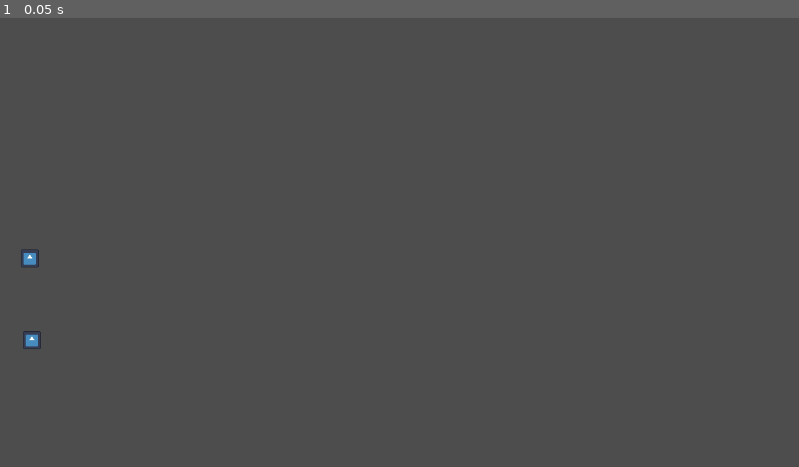
Above: before the commit, frame 1.
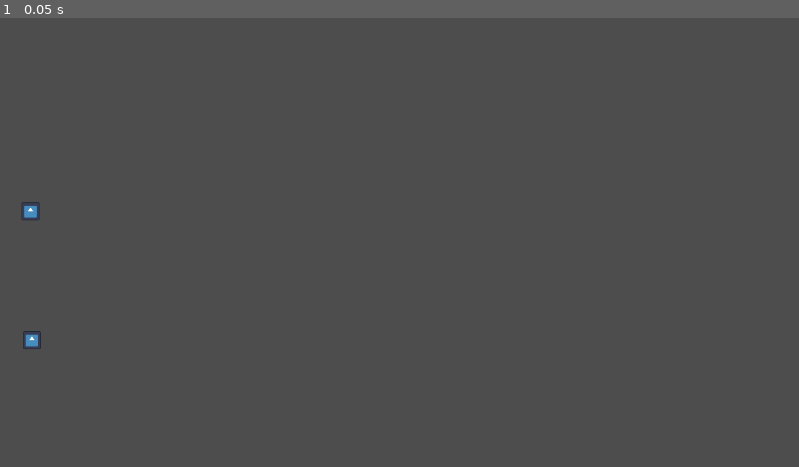
Above: after the commit, the same moment.

Repository: pa3cius/Flucks
Game: Godot game, scene res://assets/scenes/Test.tscn
Two runs of this game, one before a commit and one after it. Both use one fixed random seed, a clock stepped at 60 frames per second and the inputs below. The engine's default icon, where the game draws it, is replaced by a stand-in: a white triangle on a blue panel in a dark square.
Inputs:
- Up to frame 1 (0.05 s): no input

The runs differ from the first frame. In frame 1, 0.1% of the frame differs, in the area x 2-6%, y 40-56%.

Commit message:
implemented The Idea (those who know)

Diff:
--- a/assets/scenes/Test.tscn
+++ b/assets/scenes/Test.tscn
@@ -10,7 +10,7 @@
 [node name="Node2D" type="Node2D"]
 
 [node name="CharacterBody2D" parent="." instance=ExtResource("1_n1p1h")]
-position = Vector2(221, 568)
+position = Vector2(226, 597)
 
 [node name="StaticBody2D" type="StaticBody2D" parent="."]
 collision_layer = 4
@@ -23,9 +23,9 @@
 [node name="TestBulletShidder" parent="." instance=ExtResource("2_0vqft")]
 position = Vector2(46, 465)
 
-[node name="TestBulletShidder2" parent="." instance=ExtResource("2_0vqft")]
-position = Vector2(43, 347)
-
 [node name="SlowTimeBubble" parent="." instance=ExtResource("3_a6dpx")]
 position = Vector2(614, 716)
 collision_mask = 15
+
+[node name="TestBulletShidder2" parent="." instance=ExtResource("2_0vqft")]
+position = Vector2(44, 279)
--- a/assets/scenes/TestBullet.tscn
+++ b/assets/scenes/TestBullet.tscn
@@ -5,7 +5,7 @@
 
 [sub_resource type="CircleShape2D" id="CircleShape2D_fhs7f"]
 
-[node name="Bullet" type="Area2D" node_paths=PackedStringArray("time_flow_component") groups=["time_puppet"]]
+[node name="Bullet" type="Area2D" node_paths=PackedStringArray("time_flow_component") groups=["bullet", "time_puppet"]]
 collision_layer = 8
 collision_mask = 15
 script = ExtResource("1_hbqqe")
--- a/project.godot
+++ b/project.godot
@@ -28,6 +28,7 @@
 
 time_puppet="all things that should have their time flow changed"
 player="kinda self explanatory init"
+bullet=""
 
 [input]
 
--- a/src/Player.gd
+++ b/src/Player.gd
@@ -22,7 +22,7 @@
 }
 
 func _ready() -> void:
-	state_machine.set_initial_state(states_dict[player_states.PLAYERAIRBORNESTATE])
+	state_machine.set_initial_state(states_dict[player_states.PLAYERGROUNDEDSTATE])
 
 func _process(delta: float) -> void:
 	var time_change := Input.get_axis("ui_down", "ui_up")
--- a/src/SlowTimeBubble.gd
+++ b/src/SlowTimeBubble.gd
@@ -2,8 +2,8 @@
 
 
 func _on_area_2d_body_entered(body: Node2D) -> void:
-	print(body.is_in_group("time_puppet"))
 	if body.is_in_group("time_puppet"):
+		body.is_in_bubble = true
 		body.get_node("TimeFlowComponent").slow_down()
 	if body.is_in_group("player"):
 		body.get_node("TimeControlComponent").global_speed_up()
@@ -12,5 +12,6 @@
 func _on_area_2d_body_exited(body: Node2D) -> void:
 	if body.is_in_group("time_puppet"):
 		body.get_node("TimeFlowComponent").speed_up()
+		body.is_in_bubble = false
 	if body.is_in_group("player"):
 		body.get_node("TimeControlComponent").global_slow_down()
--- a/src/TestBullet.gd
+++ b/src/TestBullet.gd
@@ -2,7 +2,7 @@
 
 @export var speed : float
 @export var time_flow_component : TimeFlowComponent
-
+var is_in_bubble = false
 # Called every frame. 'delta' is the elapsed time since the previous frame.
 func _physics_process(delta: float) -> void:
 	position.x += speed * delta * time_flow_component.time_flow
--- a/src/TestBulletShidder.gd
+++ b/src/TestBulletShidder.gd
@@ -2,9 +2,12 @@
 
 @export var bullet: PackedScene
 @export var time_flow_component: TimeFlowComponent
+var counter = 0
 var timer: Timer
-var base_wait_time: float = 1.0  # Base wait time for the timer
-var new_wait_time : float = base_wait_time
+var base_wait_time: float = 1  # Base wait time for the timer
+var new_wait_time : float = base_wait_time:
+	set(new_val):
+		new_wait_time = new_val
 
 func _ready() -> void:
 	# Create and configure the timer
@@ -16,11 +19,15 @@
 	timer.start()
 
 func _on_time_flow_component_time_flow_changed() -> void:
-	new_wait_time = base_wait_time / time_flow_component.time_flow
+	print(timer.wait_time, " ", timer.time_left, " ", time_flow_component.time_flow)
+	new_wait_time = 1 / time_flow_component.time_flow
 	timer.wait_time = timer.time_left / time_flow_component.time_change
+	print(new_wait_time, " ", timer.wait_time)
 	timer.start()  # Restart the timer to apply changes
 
 func _on_timer_timeout() -> void:
+
 	timer.wait_time = new_wait_time
-	add_child(bullet.instantiate())
+	var bullet_instance = bullet.instantiate() as Area2D
+	add_child(bullet_instance)
 	timer.start()
--- a/src/TimeControlComponent.gd
+++ b/src/TimeControlComponent.gd
@@ -1,17 +1,18 @@
 extends Node
 
-signal global_time_change(time_flow : float, time_delta : float)
+signal global_time_change(time_flow : float,)
 
-var global_time_flow_multiplier : float = 1:
+var global_time_flow_delta : float = 1:
 	set(new_val):
-		global_time_delta = new_val / global_time_flow_multiplier
-		global_time_flow_multiplier = new_val
-		global_time_change.emit(global_time_flow_multiplier, global_time_delta)
-var global_time_delta := 1.0
+		global_time_flow_delta = new_val
+		global_time_flow *= global_time_flow_delta
+		print("global delta ", global_time_flow_delta)
+		global_time_change.emit(global_time_flow_delta)
+var global_time_flow : float = 1
 
 func global_slow_down() -> void:
-	TimeControlComponent.global_time_flow_multiplier /= 2
+	TimeControlComponent.global_time_flow_delta = 0.5
 
 
 func global_speed_up() -> void:
-	TimeControlComponent.global_time_flow_multiplier *= 2
+	TimeControlComponent.global_time_flow_delta = 2
--- a/src/TimeFlowComponent.gd
+++ b/src/TimeFlowComponent.gd
@@ -2,12 +2,14 @@
 
 signal time_flow_changed
 
-var time_flow = TimeControlComponent.global_time_flow_multiplier:
+var time_flow = 1 * TimeControlComponent.global_time_flow:
 	set(new_val):
-		time_change = new_val / time_flow
-		time_flow = time_flow * time_change
+		#if get_parent().is_in_group("bullet"):
+			#if time_flow == new_val and get_parent().is_in_bubble:
+		time_flow *= new_val
+		# print(time_flow)
+		time_change = new_val
 		time_flow_changed.emit()
-
 var time_change := 1.0
 
 func _ready() -> void:
@@ -15,12 +17,12 @@
 
 
 func slow_down() -> void:
-	self.time_flow/=2
+	time_flow = 0.5
 
 
 func speed_up() -> void:
-	self.time_flow*=2
+	time_flow = 2
 
 
-func _on_global_time_change(global_time_flow : float, _time_change : float) -> void:
-	self.time_flow = global_time_flow
+func _on_global_time_change(global_time_delta : float) -> void:
+	time_flow = global_time_delta
